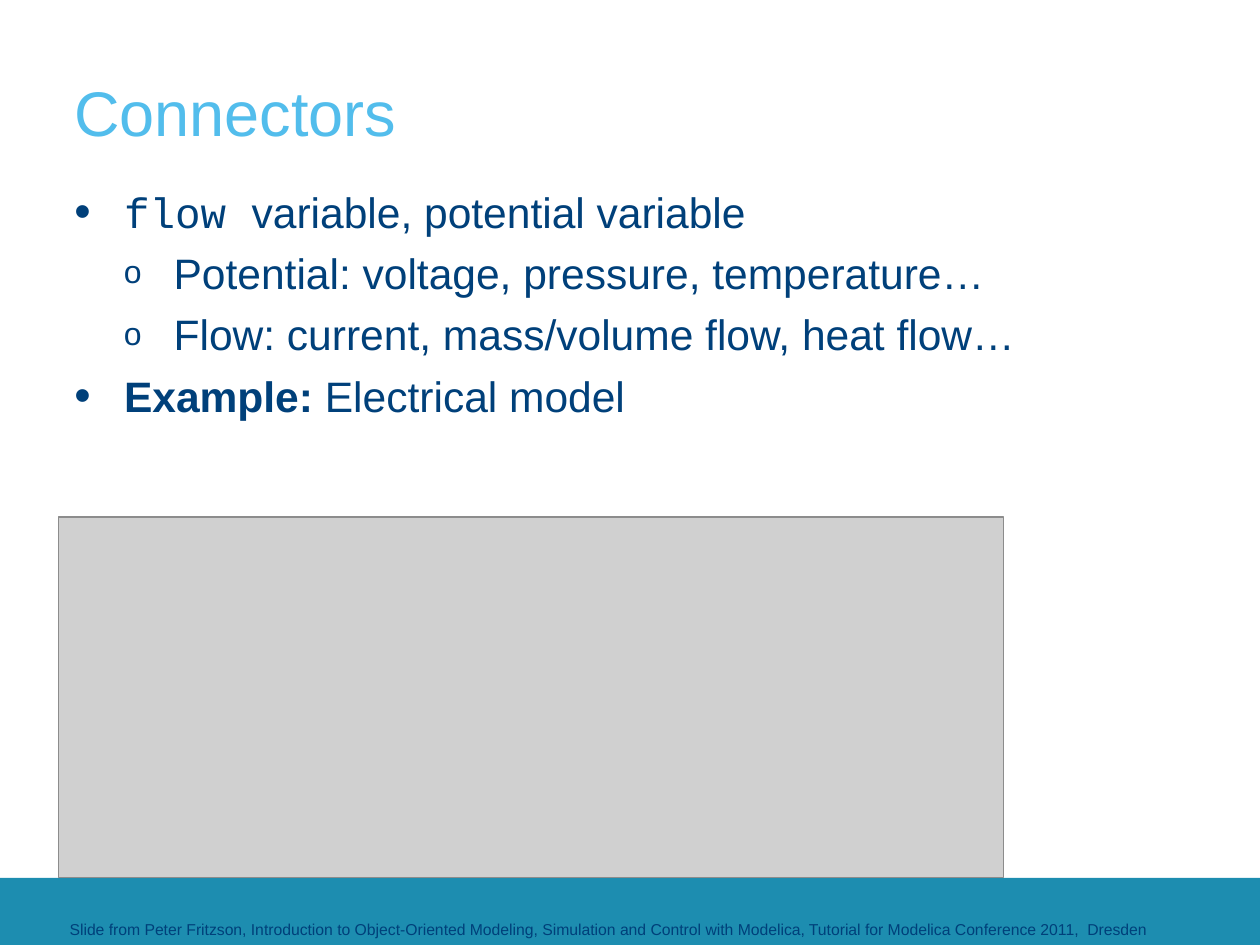
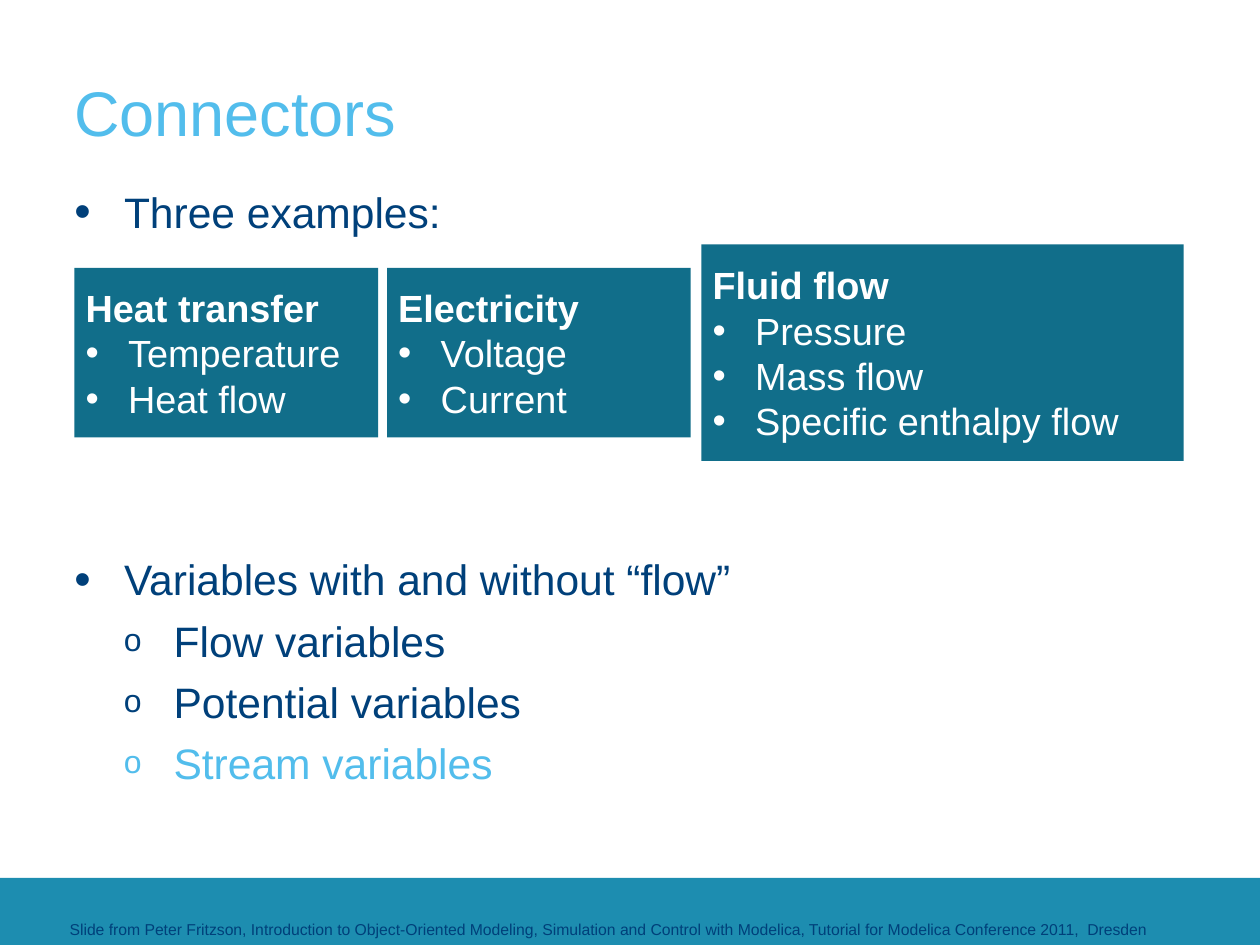
Before and after one commit to aswathnaray/__CrashCourse__, a slide deck: slide 31 of 2017-2018/Presentations/CrashCourse_2016.pptx (slide 27 before the commit). Drawn at 1260x945 pixels with LibreOffice and Linux fonts; fonts in the diff are those of the drawing; grey boxes stand for pictures; background and template pictures are left out. Boxes give left, top, right and bottom in pixels: in the first picture for what was removed or moved away, otherwise in the second. Text is boxed around its words. In the diff, an @@ line names an element or a change of style, - is before the commit and + after.

Commit message:
Update slides

```diff
--- a/2017-2018/Presentations/CrashCourse_2016.pptx
+++ b/2017-2018/Presentations/CrashCourse_2016.pptx
@@ text at <box>124,197,730,780</box>: text changed @@
-• flow variable, potential variable
-  o Potential: voltage, pressure, temperature…
-  o Flow: current, mass/volume flow, heat flow…
-• Example: Electrical model
+• Three examples:
+• Variables with and without “flow”
+  o Flow variables
+  o Potential variables
+  o Stream variables
@@ rectangle added at <box>75,268,379,438</box>, fill #116E8A, 24 pt, text #FFFFFF @@
+Heat transfer
+• Temperature
+• Heat flow
@@ rectangle added at <box>387,268,691,438</box>, fill #116E8A, 24 pt, text #FFFFFF @@
+Electricity
+• Voltage
+• Current
@@ rectangle added at <box>702,245,1184,462</box>, fill #116E8A, 24 pt, text #FFFFFF @@
+Fluid flow
+• Pressure
+• Mass flow
+• Specific enthalpy flow
@@ picture removed at <box>59,517,1004,878</box> @@
```
Also in this commit, not shown: 14 other slides changed, 14 slides added, 10 slides removed.
